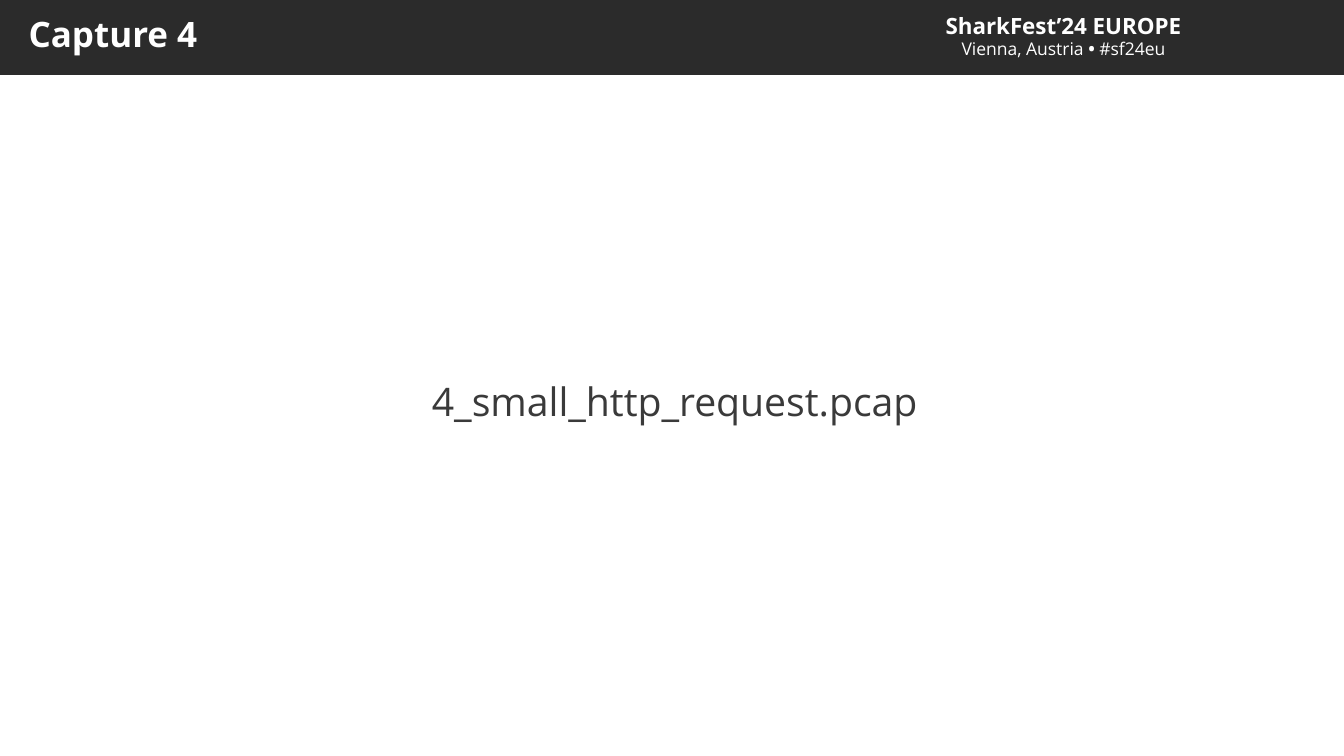
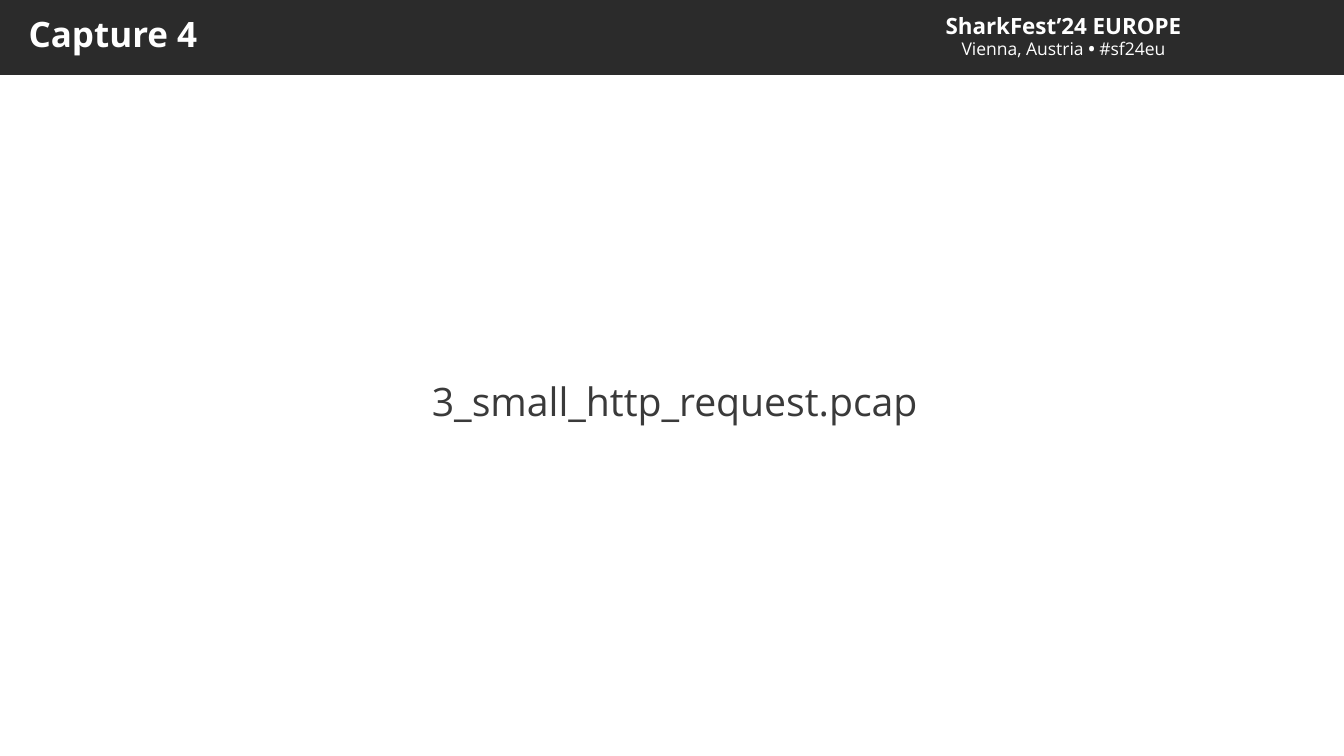
Before and after one commit to je-clark/sf24_eu_server_optimization, a slide deck: slide 22 of PacketGuidedOptimization_Sharkfest2024_EU_JClark.pptx (slide 23 before the commit). Drawn at 1344x756 pixels with LibreOffice and Linux fonts; fonts in the diff are those of the drawing; background and template pictures are left out; a plain dark background stands for a picture behind light text. Boxes give left, top, right and bottom in pixels: in the first picture for what was removed or moved away, otherwise in the second. Text is boxed around its words. In the diff, an @@ line names an element or a change of style, - is before the commit and + after.

Commit message:
updated bbr explanation, removed tcp reno, and swapped in better initcwnd capture

```diff
--- a/PacketGuidedOptimization_Sharkfest2024_EU_JClark.pptx
+++ b/PacketGuidedOptimization_Sharkfest2024_EU_JClark.pptx
@@ text at [432,386,918,426]: text changed @@
-4_small_http_request.pcap
+3_small_http_request.pcap
```
Also in this commit, not shown: 4 other slides changed, 1 slide added, 2 slides removed, 10 other files.
